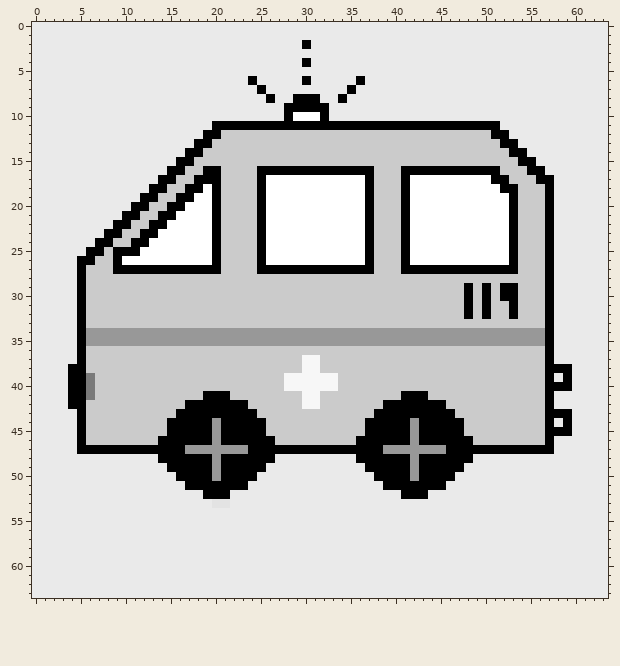
A pixel-art sprite gets an edit: sources/자동차/구급차.png. Above is the file before it was changed.
The file is 64x64 pixels. Colours within 5 levels of each other are drawn and written as one.
New version:
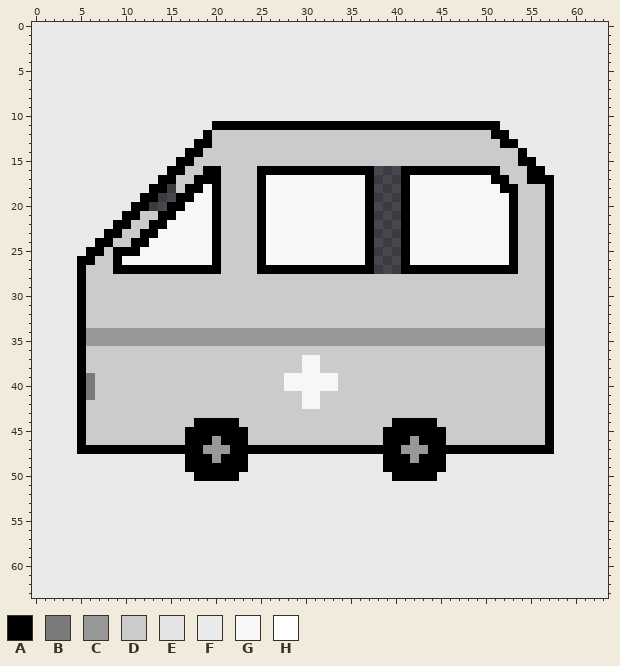
Palette (. is transparent): A #000000  B #7a7a7a  C #989898  D #cbcbcb  E #e3e3e3  F #eaeaea  G #f7f7f7  H #ffffff
Change:
y 2: x 30 A -> F
y 4: x 30 A -> F
y 6: x 24 A -> F; x 30 A -> F; x 36 A -> F
y 7: x 25 A -> F; x 35 A -> F
y 8: x 26 A -> F; x 29..31 AAA -> FFF; x 34 A -> F
y 9: x 28..32 AAAAA -> FFFFF
y 10: x 28..32 AHHHA -> FFFFF
y 12: x 20 A -> D
y 14: x 53 A -> D
y 16: x 38..40 DDD -> ...
y 17: x 26..36 HHHHHHHHHHH -> GGGGGGGGGGG; x 38..40 DDD -> ...; x 42..50 HHHHHHHHH -> GGGGGGGGG; x 55 D -> A
y 18: x 15 D -> .; x 19 H -> G; x 26..36 HHHHHHHHHHH -> GGGGGGGGGGG; x 38..40 DDD -> ...; x 42..51 HHHHHHHHHH -> GGGGGGGGGG
y 19: x 14..15 DD -> ..; x 18..19 HH -> GG; x 26..36 HHHHHHHHHHH -> GGGGGGGGGGG; x 38..40 DDD -> ...; x 42..52 HHHHHHHHHHH -> GGGGGGGGGGG
y 20: x 13..14 DD -> ..; x 17..19 HHH -> GGG; x 26..36 HHHHHHHHHHH -> GGGGGGGGGGG; x 38..40 DDD -> ...; x 42..52 HHHHHHHHHHH -> GGGGGGGGGGG
y 21: x 16..19 HHHH -> GGGG; x 26..36 HHHHHHHHHHH -> GGGGGGGGGGG; x 38..40 DDD -> ...; x 42..52 HHHHHHHHHHH -> GGGGGGGGGGG
y 22: x 15..19 HHHHH -> GGGGG; x 26..36 HHHHHHHHHHH -> GGGGGGGGGGG; x 38..40 DDD -> ...; x 42..52 HHHHHHHHHHH -> GGGGGGGGGGG
y 23: x 14..19 HHHHHH -> GGGGGG; x 26..36 HHHHHHHHHHH -> GGGGGGGGGGG; x 38..40 DDD -> ...; x 42..52 HHHHHHHHHHH -> GGGGGGGGGGG
y 24: x 13..19 HHHHHHH -> GGGGGGG; x 26..36 HHHHHHHHHHH -> GGGGGGGGGGG; x 38..40 DDD -> ...; x 42..52 HHHHHHHHHHH -> GGGGGGGGGGG
y 25: x 12..19 HHHHHHHH -> GGGGGGGG; x 26..36 HHHHHHHHHHH -> GGGGGGGGGGG; x 38..40 DDD -> ...; x 42..52 HHHHHHHHHHH -> GGGGGGGGGGG
y 26: x 10..19 HHHHHHHHHH -> GGGGGGGGGG; x 26..36 HHHHHHHHHHH -> GGGGGGGGGGG; x 38..40 DDD -> ...; x 42..52 HHHHHHHHHHH -> GGGGGGGGGGG
y 27: x 38..40 DDD -> ...
y 29..30: x 48 A -> D; x 50 A -> D; x 52..53 AA -> DD
y 31..32: x 48 A -> D; x 50 A -> D; x 53 A -> D
y 38: x 4 A -> F; x 58..59 AA -> FF
y 39: x 4 A -> F; x 59 A -> F
y 40: x 4 A -> F; x 58..59 AA -> FF
y 41: x 4 A -> F; x 19..21 AAA -> DDD; x 41..43 AAA -> DDD
y 42: x 4 A -> F; x 17..23 AAAAAAA -> DDDDDDD; x 39..45 AAAAAAA -> DDDDDDD
y 43: x 16..24 AAAAAAAAA -> DDDDDDDDD; x 38..46 AAAAAAAAA -> DDDDDDDDD; x 58..59 AA -> FF
y 44: x 15..17 AAA -> DDD; x 20 C -> A; x 23..25 AAA -> DDD; x 37..39 AAA -> DDD; x 42 C -> A; x 45..47 AAA -> DDD; x 59 A -> F
y 45: x 15..16 AA -> DD; x 20 C -> A; x 24..25 AA -> DD; x 37..38 AA -> DD; x 42 C -> A; x 46..47 AA -> DD; x 58..59 AA -> FF
y 46: x 14..16 AAA -> DDD; x 24..26 AAA -> DDD; x 36..38 AAA -> DDD; x 46..48 AAA -> DDD
y 47: x 17..18 CC -> AA; x 22..23 CC -> AA; x 39..40 CC -> AA; x 44..45 CC -> AA
y 48: x 14..16 AAA -> FFF; x 24..26 AAA -> FFF; x 36..38 AAA -> FFF; x 46..48 AAA -> FFF
y 49: x 15..16 AA -> FF; x 20 C -> A; x 24..25 AA -> FF; x 37..38 AA -> FF; x 42 C -> A; x 46..47 AA -> FF
y 50: x 16..17 AA -> FF; x 20 C -> A; x 23..24 AA -> FF; x 38..39 AA -> FF; x 42 C -> A; x 45..46 AA -> FF
y 51: x 17..23 AAAAAAA -> FFFFFFF; x 39..45 AAAAAAA -> FFFFFFF
y 52: x 19..21 AAA -> FFF; x 41..43 AAA -> FFF
y 53: x 20..21 EE -> FF
